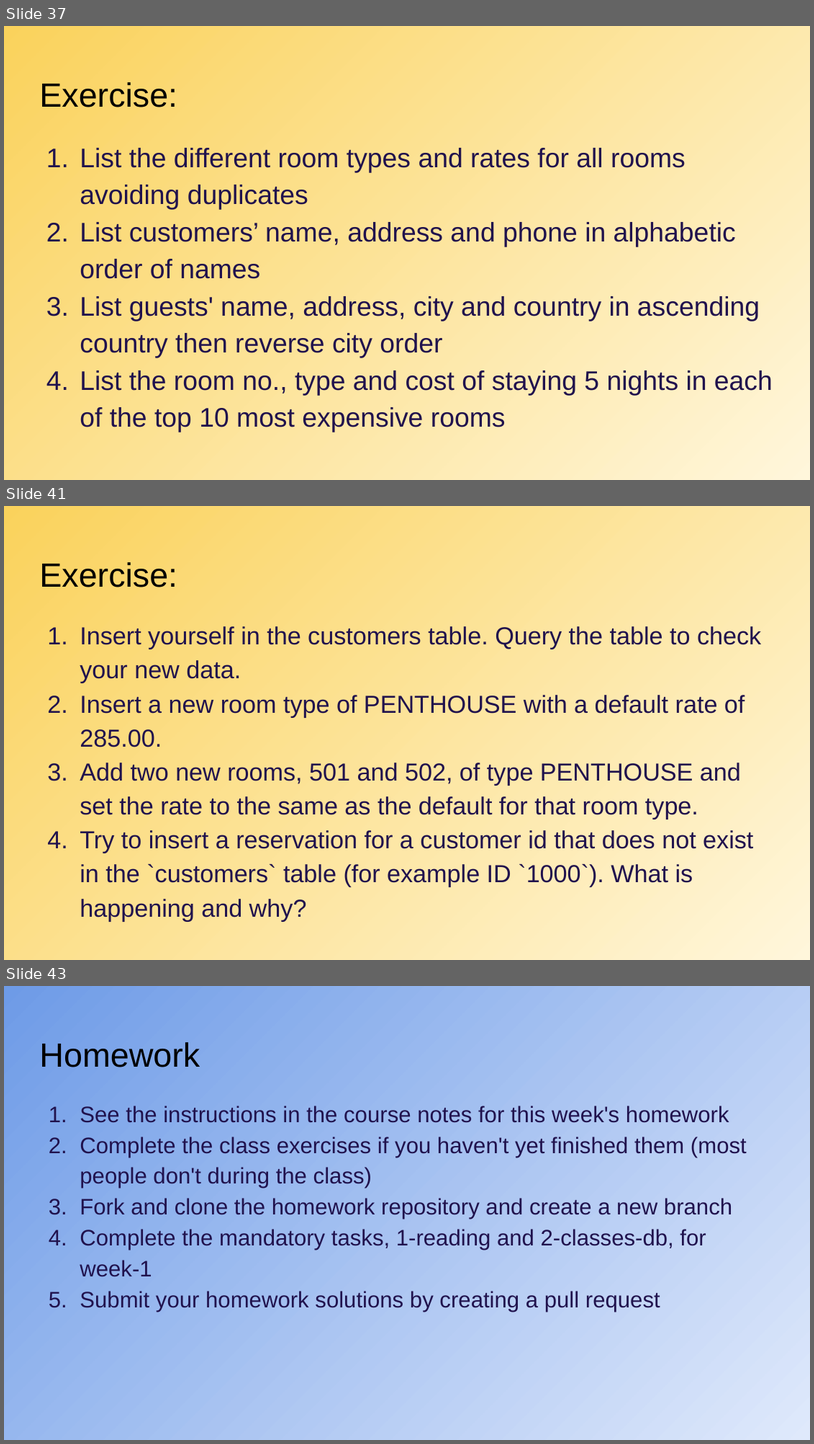
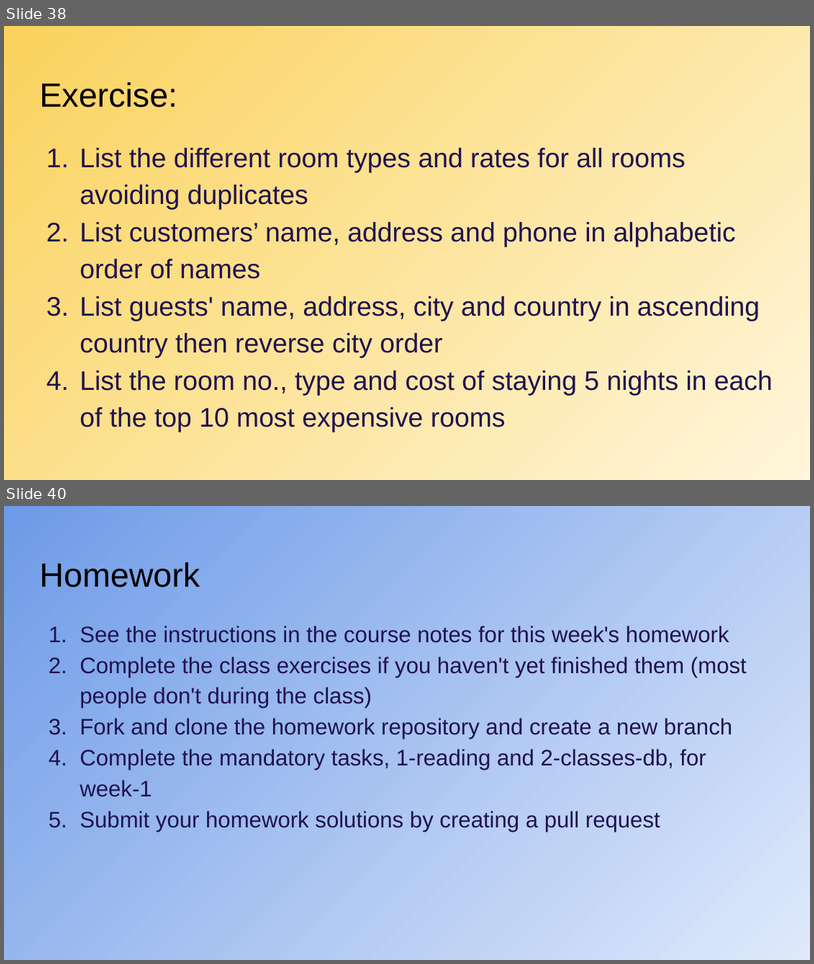
Before and after one commit to CodeYourFuture/syllabus, a slide deck: docs/db/db_b/week-1/CYF_DB_1.odp. Shown one above the other, each under a label of ours: slides 37, 41 and 43 before the commit, slides 38 and 40 after it; the slides between them are not shown. The pictures are 814x1444 and 814x964 pixels, drawn with LibreOffice and Linux fonts; fonts in the diff are those of the drawing. Boxes give left, top, right and bottom in pixels: in the first picture for what was removed or moved away, otherwise in the second. Text is boxed around its words. In the diff, an @@ line names an element or a change of style, - is before the commit and + after.

```diff
--- a/docs/db/db_b/week-1/CYF_DB_1.odp
+++ b/docs/db/db_b/week-1/CYF_DB_1.odp
@@ slide 41 removed at (x1=4, y1=506, x2=810, y2=960), background gradient #FFF6DB to #FAD25C @@
@@ title removed at (x1=39, y1=562, x2=178, y2=587) @@
-Exercise:
@@ text removed at (x1=80, y1=626, x2=761, y2=921) @@
-1. Insert yourself in the customers table. Query the table to check your new data.
-2. Insert a new room type of PENTHOUSE with a default rate of 285.00.
-3. Add two new rooms, 501 and 502, of type PENTHOUSE and set the rate to the same as the default for that room type.
-4. Try to insert a reservation for a customer id that does not exist in the `customers` table (for example ID `1000`). What is happening and why?
@@ what was slide 37 is now slide 38 @@
@@ what was slide 43 is now slide 40 @@
```
Also in this commit, not shown: 2 slides changed, 1 slide added, 3 other slides removed, 1 other file.
